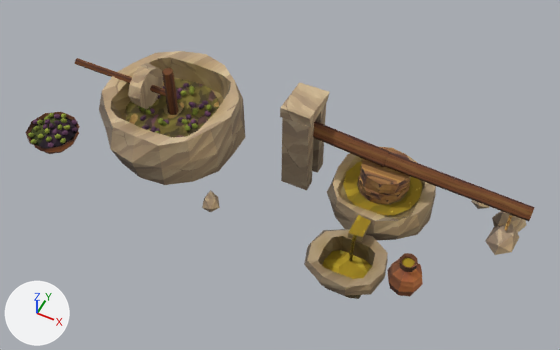
A saved change to the glTF model assets-vila/prensa-azeite/prensa.glb.
Before and after are seen from a camera (50 mm lens) standing at (2.88, 50.26, 7.24) and looking at (0.09, 55.85, 0.25). Arrows for +X, +Y and +Z are at lower left; the lights stay in place. The picture after the commit comes second. Vertices at exactly the same position are counted once.

Script lines for the objects in view, before the commit:
```python
me_prensa_azeitetanque = bpy.data.meshes.new('Prensa_AzeiteTanque')
me_prensa_azeitetanque.from_pydata(...)  # 21 vertices, 30 faces; spans x -0.279..0.28, y -0.227..0.226, z 0.0
me_prensa_azeitetanque.materials.append(mat_prensa)
me_prensa_jarro = bpy.data.meshes.new('Prensa_Jarro')
me_prensa_jarro.from_pydata(...)  # 65 vertices, 120 faces; spans x -0.206..0.199, y -0.205..0.206, z 0.0..0.53
me_prensa_jarro.materials.append(mat_prensa)
me_prensa_pedra = bpy.data.meshes.new('Prensa_Pedra')
me_prensa_pedra.from_pydata(...)  # 271 vertices, 468 faces; spans x -2.54..2.48, y -1.19..1.13, z -0.39..1.19
me_prensa_pedra.materials.append(mat_prensa)
me_prensa_poteazeitonas = bpy.data.meshes.new('Prensa_PoteAzeitonas')
me_prensa_poteazeitonas.from_pydata(...)  # 394 vertices, 660 faces; spans x -0.332..0.345, y -0.325..0.315, z 0.0..0.346
me_prensa_poteazeitonas.materials.append(mat_prensa)
ob_prensa_azeitetanque = bpy.data.objects.new('Prensa_AzeiteTanque', me_prensa_azeitetanque)
ob_prensa_azeitetanque.location = (1.25, 55.22, -0.17)
ob_prensa_jarro = bpy.data.objects.new('Prensa_Jarro', me_prensa_jarro)
ob_prensa_jarro.location = (1.95, 55.15, 0.0)
ob_prensa_pedra = bpy.data.objects.new('Prensa_Pedra', me_prensa_pedra)
ob_prensa_pedra.location = (0.0, 56.0, 0.0)
ob_prensa_poteazeitonas = bpy.data.objects.new('Prensa_PoteAzeitonas', me_prensa_poteazeitonas)
ob_prensa_poteazeitonas.location = (-2.85, 55.25, 0.0)
# also in view: 'Prensa_AzeiteLaje' at (1.25, 56.24, 0.25); 'Prensa_Cestos' at (1.26, 56.25, 0.42); 'Prensa_Viga' at (1.5, 56.25, 0.54); 'Prensa_Mo' at (-2.35, 56.14, 0.62); 'Prensa_Pasta' at (-1.59, 56.15, 0.37)
```
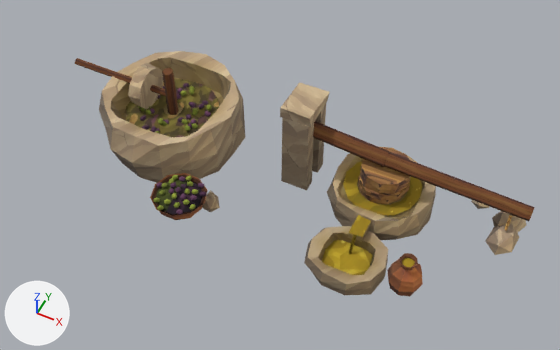
What differs and where, as boxes [x1, y1, x2, y2] in the pictures (560 x 350 px; the box of a moved part takes in the faces that stretch with it):
'Prensa_Pedra', reshaped: before [99, 51, 489, 299]; after [99, 51, 489, 295]
'Prensa_PoteAzeitonas', moved: before [26, 112, 80, 154]; after [150, 173, 207, 220]
'Prensa_AzeiteTanque', moved: before [322, 250, 372, 279]; after [322, 240, 373, 275]
part 1 of me_prensa_pedra, moved or reshaped: before [307, 230, 388, 287]; after [308, 226, 388, 284]
part 2 of me_prensa_pedra, moved or reshaped: before [322, 236, 369, 298]; after [322, 232, 373, 266]
part 3 of me_prensa_pedra, moved or reshaped: before [318, 247, 375, 299]; after [318, 243, 376, 261]

Diff of the bpy script that builds the scene:
```diff
--- a/assets-vila/prensa-azeite/prensa.glb.py
+++ b/assets-vila/prensa-azeite/prensa.glb.py
@@ me_prensa_pedra @@
 # used by ob_prensa_pedra; location = (0.0, 56.0, 0.0)
-me_prensa_pedra.from_pydata(...)  # 271 vertices, 468 faces; spans x -2.54..2.48, y -1.19..1.13, z -0.39..1.19
+me_prensa_pedra.from_pydata(...)  # 271 vertices, 468 faces; spans x -2.54..2.48, y -1.19..1.13, z -0.08..1.19
+# me_prensa_pedra part 1: all 20 vertices in x 0.8..1.7, y -1.18..-0.38, z 0.06..0.09 are moved by (0.0, 0.0, 0.07)
+# me_prensa_pedra part 2: 5 of the vertices in x 0.97..1.52, y -0.78..-0.56, z -0.39..-0.37 are moved by (0.0, 0.0, 0.4)
+# me_prensa_pedra part 3: 6 of the vertices in x 1.01..1.5, y -1.0..-0.57, z -0.38..-0.37 are moved by (0.0, 0.0, 0.41)
+# other edits to the shape of me_prensa_pedra do not show in these pictures
 me_prensa_pedra.materials.append(mat_prensa)
@@ ob_prensa_azeitetanque @@
 ob_prensa_azeitetanque = bpy.data.objects.new('Prensa_AzeiteTanque', me_prensa_azeitetanque)
-ob_prensa_azeitetanque.location = (1.25, 55.22, -0.17)
+ob_prensa_azeitetanque.location = (1.25, 55.22, 0.04)
@@ ob_prensa_poteazeitonas @@
 ob_prensa_poteazeitonas = bpy.data.objects.new('Prensa_PoteAzeitonas', me_prensa_poteazeitonas)
-ob_prensa_poteazeitonas.location = (-2.85, 55.25, 0.0)
+ob_prensa_poteazeitonas.location = (-0.85, 55.05, 0.0)
```
